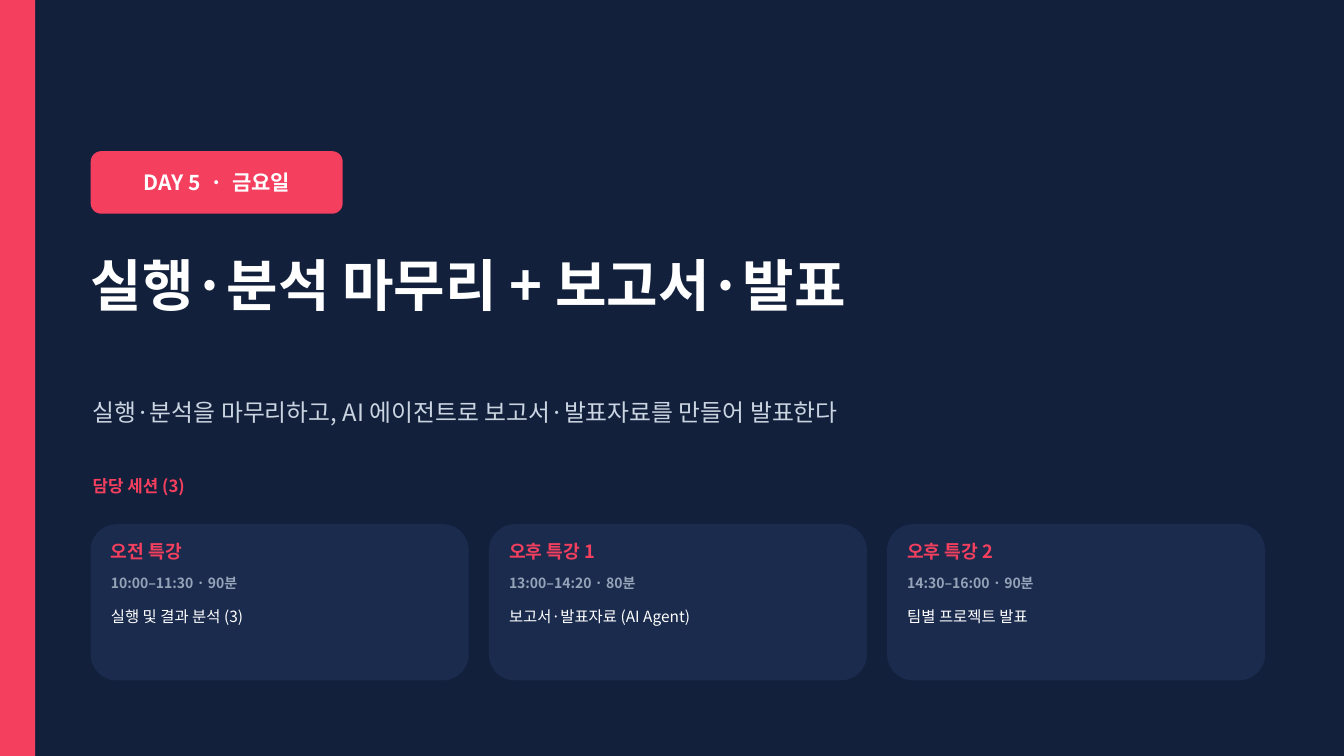
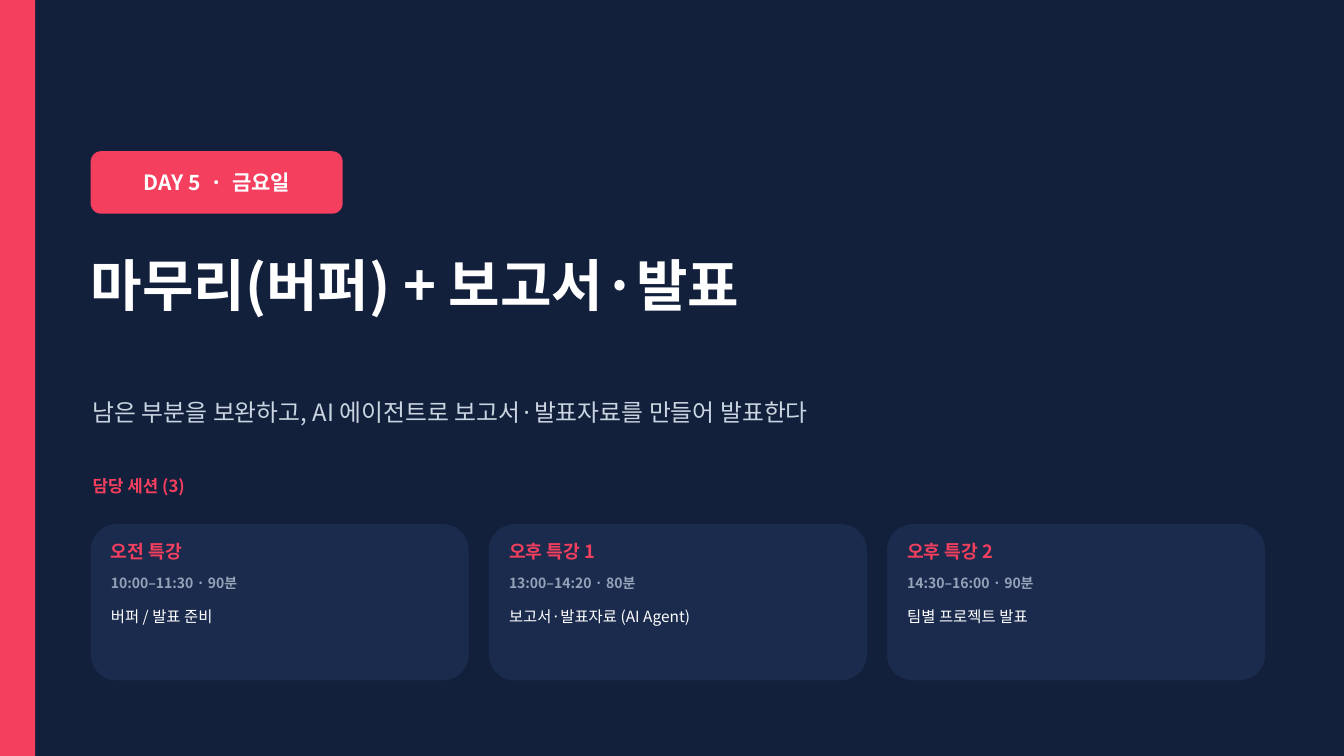
Before and after one commit to jyshin-22/wku-ai-agent-program, a slide deck: slide 1 of slides/day5.pptx. Drawn at 1344x756 pixels with LibreOffice and Linux fonts; fonts in the diff are those of the drawing. Boxes give left, top, right and bottom in pixels: in the first picture for what was removed or moved away, otherwise in the second. Text is boxed around its words. In the diff, an @@ line names an element or a change of style, - is before the commit and + after.

```diff
--- a/slides/day5.pptx
+++ b/slides/day5.pptx
@@ text at (91, 259, 739, 317): text changed @@
-실행·분석 마무리 + 보고서·발표
+마무리(버퍼) + 보고서·발표
@@ text at (93, 401, 808, 425): text changed @@
-실행·분석을 마무리하고, AI 에이전트로 보고서·발표자료를 만들어 발표한다
+남은 부분을 보완하고, AI 에이전트로 보고서·발표자료를 만들어 발표한다
@@ text at (111, 609, 212, 624): text changed @@
-실행 및 결과 분석 (3)
+버퍼 / 발표 준비
```
Also in this commit, not shown: 7 other slides changed, 12 other files.
